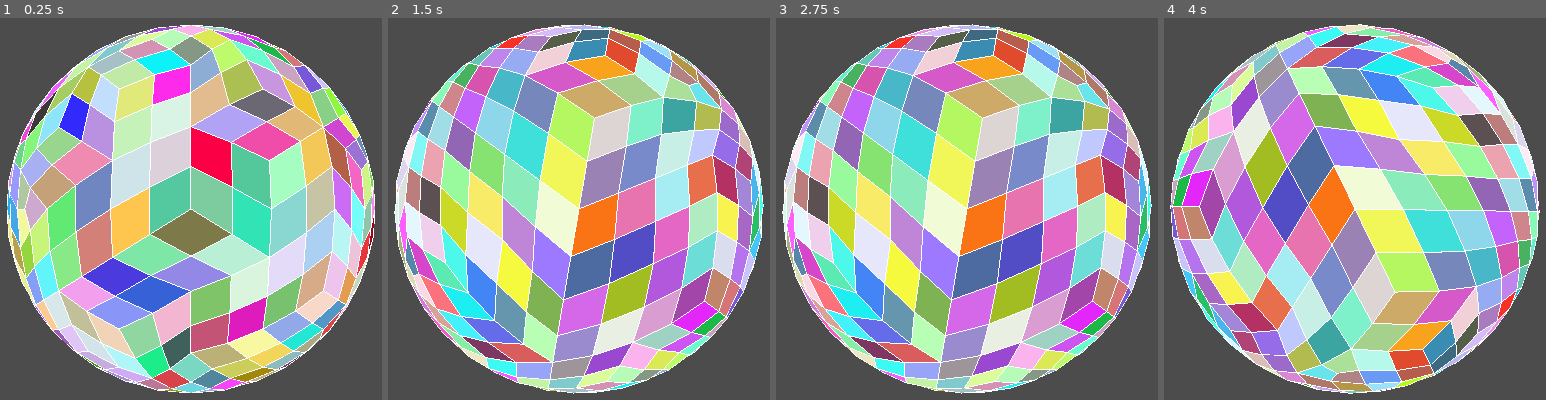
Above: before the commit, frames 1-4 (left to right).
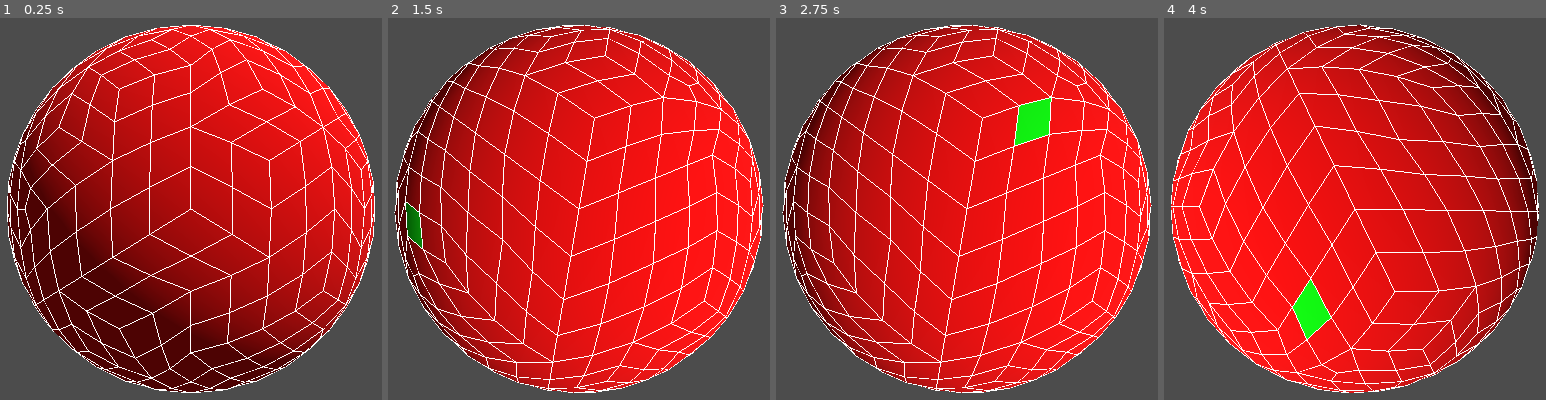
Above: after the commit, the same moments.

Repository: samuelbigos/globescaper
Game: Godot game, scene res://Game.tscn
Same seed, same stepped clock (60 frames per second), same inputs: the game is played once before the commit and once after it.
Inputs (mouse positions are in pixels of both pictures, inside the frame that each line leads up to):
- Up to frame 1 (0.25 s): no input
- Up to frame 2 (1.5 s): tap Enter at 0.5 s; move the mouse to (754, 186) at 0.52 s; hold Right mouse button (mouse_right) 0.53-1.28 s; click (754, 186) at 0.67 s; tap Space at 1.25 s; move the mouse to (418, 231) at 1.27 s; right-click (418, 231) at 1.35 s; click (418, 231) at 1.42 s
- Up to frame 3 (2.75 s): tap Enter at 2 s; move the mouse to (1047, 105) at 2.02 s; hold Right mouse button (mouse_right) from 2.03 s (still down); click (1047, 105) at 2.17 s
- Up to frame 4 (4 s): tap Space at 2.75 s; move the mouse to (1316, 304) at 2.77 s; release Right mouse button (mouse_right) at 2.78 s; right-click (1316, 304) at 2.85 s; click (1316, 304) at 2.92 s; tap Enter at 3.5 s; move the mouse to (outside the picture) at 3.52 s; hold Right mouse button (mouse_right) from 3.53 s (still down); click (outside the picture) at 3.67 s

The runs differ from the first frame. In frame 1, 68% of the frame differs, in the area x 1-99%, y 1-99%; in frame 2, 68%; in frame 3, 68%; in frame 4, 68%.

Commit message:
Janky mouse input logic

Diff:
--- a/Game.tscn
+++ b/Game.tscn
@@ -11,10 +11,12 @@
 [sub_resource type="ShaderMaterial" id=3]
 shader = ExtResource( 4 )
 
+[sub_resource type="SphereShape" id=4]
+
 [node name="Game" type="Spatial"]
 script = ExtResource( 1 )
 material = SubResource( 1 )
-radius = 3.735
+radius = 1.0
 noise_octaves = 1
 noise_period = 0.0
 
@@ -32,4 +34,12 @@
 [node name="VGimbal" type="Spatial" parent="HGimbal"]
 
 [node name="Camera" type="Camera" parent="HGimbal/VGimbal"]
-transform = Transform( 1, 0, 0, 0, 1, 0, 0, 0, 1, 0, 0, 7.74198 )
+transform = Transform( 1, 0, 0, 0, 1, 0, 0, 0, 1, 0, 0, 2.07433 )
+
+[node name="Area" type="Area" parent="."]
+
+[node name="CollisionShape" type="CollisionShape" parent="Area"]
+shape = SubResource( 4 )
+[connection signal="input_event" from="Area" to="." method="_on_Area_input_event"]
+[connection signal="mouse_entered" from="Area" to="." method="_on_Area_mouse_entered"]
+[connection signal="mouse_exited" from="Area" to="." method="_on_Area_mouse_exited"]
--- a/assets/shaders/PlanetMaterial.shader
+++ b/assets/shaders/PlanetMaterial.shader
@@ -1,6 +1,6 @@
 shader_type spatial;
 render_mode world_vertex_coords;
-render_mode unshaded;
+//render_mode unshaded;
 
 void vertex()
 {
@@ -11,8 +11,8 @@
 {
 	ALBEDO = COLOR.rgb;
 
-	vec3 dpdx = dFdx(VERTEX);
-	vec3 dpdy = dFdy(VERTEX);
+	//vec3 dpdx = dFdx(VERTEX);
+	//vec3 dpdy = dFdy(VERTEX);
 
-	NORMAL = -normalize(cross(dpdy, dpdx));
+	//NORMAL = -normalize(cross(dpdy, dpdx));
 }
--- a/src/Game.gd
+++ b/src/Game.gd
@@ -19,6 +19,11 @@
 var _ico_mesh = []
 var _ico_wireframe_mesh = []
 var _generated_wireframe := false
+var _icosphere_verts = []
+var _icosphere_polys = []
+
+var _mouse_hover := false
+var _mouse_pos_on_globe := Vector3()
 
 onready var _globe = get_node("Globe")
 onready var _globe_wireframe = get_node("GlobeWireframe")
@@ -38,24 +43,103 @@
 	_noise.period = noise_period
 	_noise.persistence = noise_persistence
 
-	var icoshphere_verts = []
-	var icosphere_polys = _icosphere.generate_icosphere(icoshphere_verts, iterations)
+	_icosphere_verts = []
+	_icosphere_polys = _icosphere.generate_icosphere(_icosphere_verts, iterations)
+	var colours = {}
 
 	var globe_mesh = ArrayMesh.new()
-	var globe_mesh_array = _icosphere.get_icosphere_mesh(icosphere_polys, icoshphere_verts)
+	var globe_mesh_array = _icosphere.get_icosphere_mesh(_icosphere_polys, _icosphere_verts, colours)
 	globe_mesh.add_surface_from_arrays(Mesh.PRIMITIVE_TRIANGLES, globe_mesh_array)
 	globe_mesh.surface_set_material(0, material)
 	_globe.set_mesh(globe_mesh)
 
 	var globe_wireframe_mesh = ArrayMesh.new()
-	var globe_wireframe_array = _icosphere.get_icosphere_wireframe(icosphere_polys, icoshphere_verts)
+	var globe_wireframe_array = _icosphere.get_icosphere_wireframe(_icosphere_polys, _icosphere_verts)
 	globe_wireframe_mesh.add_surface_from_arrays(Mesh.PRIMITIVE_LINES, globe_wireframe_array)
 	_globe_wireframe.set_mesh(globe_wireframe_mesh)
 
 	_generated = true
 
 func _process(delta : float) -> void:
-	pass
+
+	# relaxation
+#	var vert_forces = []
+#	vert_forces.resize(_icosphere_verts.size())
+#
+#	# first get the average distance between verts
+#	var average := 0.0
+#	for i in range(0, _icosphere_polys.size()):
+#		for j in range(0, _icosphere_polys[i].v.size()):
+#			var v1 = _icosphere_verts[_icosphere_polys[i].v[j]]
+#			var v2 = _icosphere_verts[_icosphere_polys[i].v[(j + 1) % 4]]
+#			average += v1.distance_to(v2)
+#
+#	var av_dist = average / float(_icosphere_polys.size() * 4)
+#	av_dist = 0.5
+#
+#	# then, for each vert, calculate a force vector that would aim to equalise the
+#	# distance to each neighboring vert to the average distance between verts.
+#	for poly in _icosphere_polys:
+#		for i in range(0, poly.v.size()):
+#
+#			vert_forces[poly.v[i]] = Vector3()
+#
+#			var vl = poly.v[(i + 4 - 1) % 4]
+#			if _icosphere_verts[poly.v[i]].distance_to(_icosphere_verts[vl]) > av_dist:
+#				var vec = _icosphere_verts[poly.v[i]] - _icosphere_verts[vl]
+#				vert_forces[poly.v[i]] += -vec.normalized() * vec.length()
+#			else:
+#				var vec = _icosphere_verts[poly.v[i]] - _icosphere_verts[vl]
+#				vert_forces[poly.v[i]] += vec.normalized() * vec.length()
+#
+#			var vr = poly.v[(i + 4 + 1) % 4]
+#			if _icosphere_verts[poly.v[i]].distance_to(_icosphere_verts[vr]) > av_dist:
+#				var vec = _icosphere_verts[poly.v[i]] - _icosphere_verts[vr]
+#				vert_forces[poly.v[i]] += -vec.normalized() * vec.length()
+#			else:
+#				var vec = _icosphere_verts[poly.v[i]] - _icosphere_verts[vr]
+#				vert_forces[poly.v[i]] += vec.normalized() * vec.length()
+#
+#			var opp = poly.v[(i + 4 + 2) % 4]
+#			var dist = sqrt(av_dist * av_dist + av_dist * av_dist)
+#			if _icosphere_verts[poly.v[i]].distance_to(_icosphere_verts[opp]) > dist:
+#				var vec = _icosphere_verts[poly.v[i]] - _icosphere_verts[opp]
+#				vert_forces[poly.v[i]] += -vec.normalized() * vec.length()
+#			else:
+#				var vec = _icosphere_verts[poly.v[i]] - _icosphere_verts[opp]
+#				vert_forces[poly.v[i]] += vec.normalized() * vec.length()
+#
+#	# apply the force on all our verts
+#	for i in range(0, _icosphere_verts.size()):
+#		var new_pos =  _icosphere_verts[i] + vert_forces[i] * 0.01
+#		_icosphere_verts[i] = _icosphere._unit_to_planet(new_pos)
+
+	var closest_poly = null
+	var closest_dist = 9999.0
+	for poly in _icosphere_polys:
+		var center = Vector3(0.0, 0.0, 0.0)
+		for v in poly.v:
+			center += _icosphere_verts[v]
+		center /= 4.0
+		var dist_sq = center.distance_to(_mouse_pos_on_globe)
+		if dist_sq < closest_dist:
+			closest_poly = poly
+			closest_dist = dist_sq
+
+	print(_mouse_pos_on_globe)
+	var colours = {}
+	colours[closest_poly] = Color.green
+
+	var globe_mesh = ArrayMesh.new()
+	var globe_mesh_array = _icosphere.get_icosphere_mesh(_icosphere_polys, _icosphere_verts, colours)
+	globe_mesh.add_surface_from_arrays(Mesh.PRIMITIVE_TRIANGLES, globe_mesh_array)
+	globe_mesh.surface_set_material(0, material)
+	_globe.set_mesh(globe_mesh)
+
+	var globe_wireframe_mesh = ArrayMesh.new()
+	var globe_wireframe_array = _icosphere.get_icosphere_wireframe(_icosphere_polys, _icosphere_verts)
+	globe_wireframe_mesh.add_surface_from_arrays(Mesh.PRIMITIVE_LINES, globe_wireframe_array)
+	_globe_wireframe.set_mesh(globe_wireframe_mesh)
 
 func set_iterations(val : int) -> void:
 	iterations = val
@@ -91,3 +175,12 @@
 	noise_influence = val
 	if _generated:
 		_generate()
+
+func _on_Area_mouse_entered():
+	_mouse_hover = true
+
+func _on_Area_input_event(camera, event, click_position, click_normal, shape_idx):
+	_mouse_pos_on_globe = click_position
+
+func _on_Area_mouse_exited():
+	_mouse_hover = false
--- a/src/Icosphere.gd
+++ b/src/Icosphere.gd
@@ -359,52 +359,49 @@
 
 	return new_polys
 
-func get_icosphere_mesh(ico_polys, ico_verts):
+func get_icosphere_mesh(ico_polys, ico_verts, colours):
 	var normals = []
 	var colors = []
 
-	var count = 0
 	var mesh_verts = []
 	for poly in ico_polys:
-		var tris = []
-		if poly.type == "tri":
-			var rand_col = Color(_rng.randf(), _rng.randf(), _rng.randf())
-			var tri : Tri = poly as Tri
-			mesh_verts.append(_unit_to_planet(ico_verts[tri.v[0]]))
-			mesh_verts.append(_unit_to_planet(ico_verts[tri.v[1]]))
-			mesh_verts.append(_unit_to_planet(ico_verts[tri.v[2]]))
-			normals.append(tri.v[0])
-			normals.append(tri.v[1])
-			normals.append(tri.v[2])
-			colors.append(rand_col)
-			colors.append(rand_col)
-			colors.append(rand_col)
-
-		elif poly.type == "quad":
+
+		var colour = Color.red
+		if colours.has(poly):
+			colour = colours[poly]
+
+#		if poly.type == "tri":
+#			var tri : Tri = poly as Tri
+#			mesh_verts.append(_unit_to_planet(ico_verts[tri.v[0]]))
+#			mesh_verts.append(_unit_to_planet(ico_verts[tri.v[1]]))
+#			mesh_verts.append(_unit_to_planet(ico_verts[tri.v[2]]))
+#			normals.append(tri.v[0])
+#			normals.append(tri.v[1])
+#			normals.append(tri.v[2])
+#			colors.append(colour)
+#			colors.append(colour)
+#			colors.append(colour)
+
+		if poly.type == "quad":
 			var quad : Quad = poly as Quad
-			var rand_col = Color(_rng.randf(), _rng.randf(), _rng.randf())
 			mesh_verts.append(_unit_to_planet(ico_verts[quad.v[0]]))
 			mesh_verts.append(_unit_to_planet(ico_verts[quad.v[1]]))
 			mesh_verts.append(_unit_to_planet(ico_verts[quad.v[3]]))
-			normals.append(quad.v[0])
-			normals.append(quad.v[1])
-			normals.append(quad.v[3])
-			colors.append(rand_col)
-			colors.append(rand_col)
-			colors.append(rand_col)
+			normals.append(ico_verts[quad.v[0]])
+			normals.append(ico_verts[quad.v[1]])
+			normals.append(ico_verts[quad.v[3]])
+			colors.append(colour)
+			colors.append(colour)
+			colors.append(colour)
 			mesh_verts.append(_unit_to_planet(ico_verts[quad.v[1]]))
 			mesh_verts.append(_unit_to_planet(ico_verts[quad.v[2]]))
 			mesh_verts.append(_unit_to_planet(ico_verts[quad.v[3]]))
-			normals.append(quad.v[1])
-			normals.append(quad.v[2])
-			normals.append(quad.v[3])
-			colors.append(rand_col)
-			colors.append(rand_col)
-			colors.append(rand_col)
-
-		count += 1
-#		if count > 10:
-#			break
+			normals.append(ico_verts[quad.v[1]])
+			normals.append(ico_verts[quad.v[2]])
+			normals.append(ico_verts[quad.v[3]])
+			colors.append(colour)
+			colors.append(colour)
+			colors.append(colour)
 
 	var mesh_array = []
 	mesh_array.resize(Mesh.ARRAY_MAX)
@@ -418,29 +415,28 @@
 	var normals = []
 	var colors = []
 
-	var count = 0
 	var mesh_verts = []
 	for poly in ico_polys:
-		var tris = []
-		if poly.type == "tri":
-
-			var tri := poly as Tri
-			var v0 = tri.v[0]
-			var v1 = tri.v[1]
-			var v2 = tri.v[2]
-
-			mesh_verts.append(_unit_to_planet(ico_verts[v0]))
-			mesh_verts.append(_unit_to_planet(ico_verts[v1]))
-			mesh_verts.append(_unit_to_planet(ico_verts[v1]))
-			mesh_verts.append(_unit_to_planet(ico_verts[v2]))
-			mesh_verts.append(_unit_to_planet(ico_verts[v2]))
-			mesh_verts.append(_unit_to_planet(ico_verts[v0]))
-
-			for i in range(0, 6):
-				normals.append(0)
-				colors.append(Color.white)
-
-		elif poly.type == "quad":
+
+#		if poly.type == "tri":
+#
+#			var tri := poly as Tri
+#			var v0 = tri.v[0]
+#			var v1 = tri.v[1]
+#			var v2 = tri.v[2]
+#
+#			mesh_verts.append(_unit_to_planet(ico_verts[v0]))
+#			mesh_verts.append(_unit_to_planet(ico_verts[v1]))
+#			mesh_verts.append(_unit_to_planet(ico_verts[v1]))
+#			mesh_verts.append(_unit_to_planet(ico_verts[v2]))
+#			mesh_verts.append(_unit_to_planet(ico_verts[v2]))
+#			mesh_verts.append(_unit_to_planet(ico_verts[v0]))
+#
+#			for i in range(0, 6):
+#				normals.append(0)
+#				colors.append(Color.white)
+
+		if poly.type == "quad":
 
 			var quad := poly as Quad
 			var edges = []
@@ -456,10 +452,6 @@
 				normals.append(edge.y)
 				colors.append(Color.white)
 				colors.append(Color.white)
-
-		count += 1
-#		if count > 10:
-#			break
 
 	var mesh_array = []
 	mesh_array.resize(Mesh.ARRAY_MAX)
@@ -534,4 +526,4 @@
 # converts a unit vertex on our icosphere to the vertex on our planet, so we can apply deformations.
 func _unit_to_planet(vert : Vector3) -> Vector3:
 	var height = _radius + (_radius * _noise.get_noise_3d(vert.x, vert.y, vert.z) * _noise_influence)
-	return vert * height
+	return vert.normalized() * height
Not shown: 1 places in Game.tscn that only renumber resources
